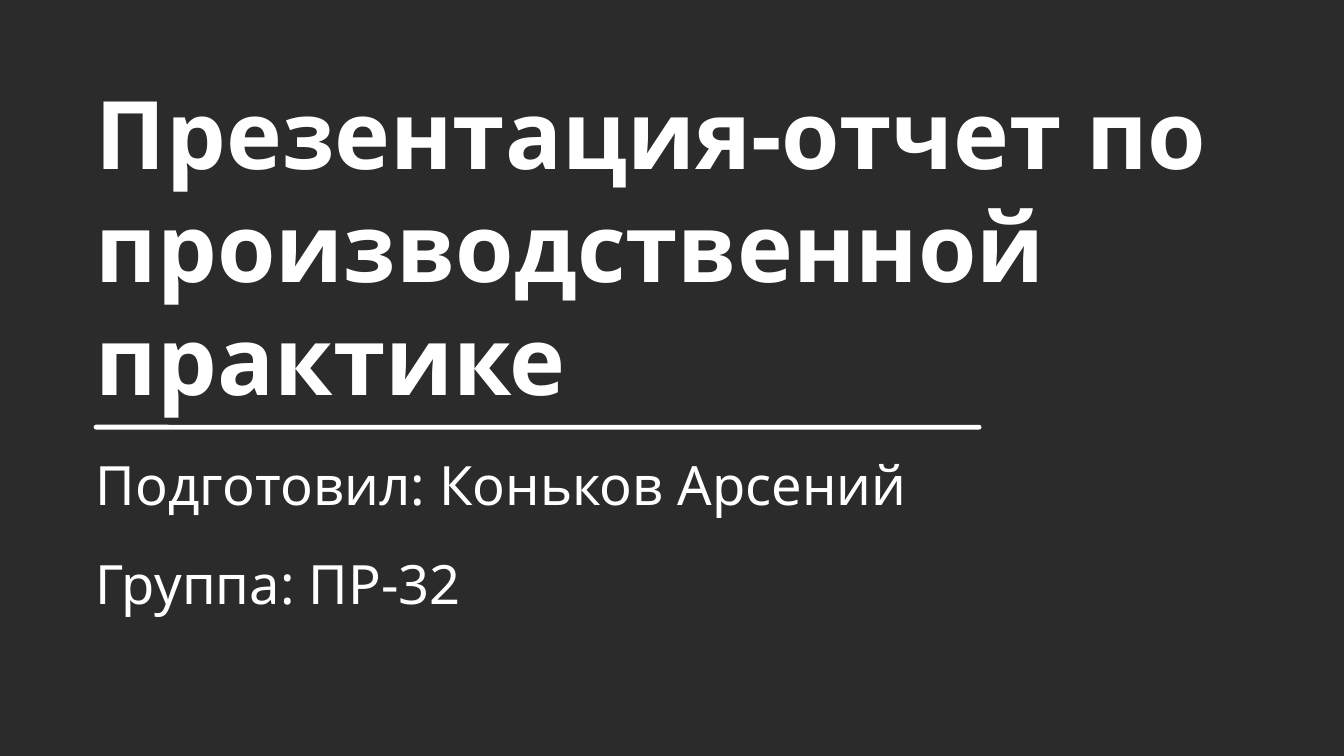
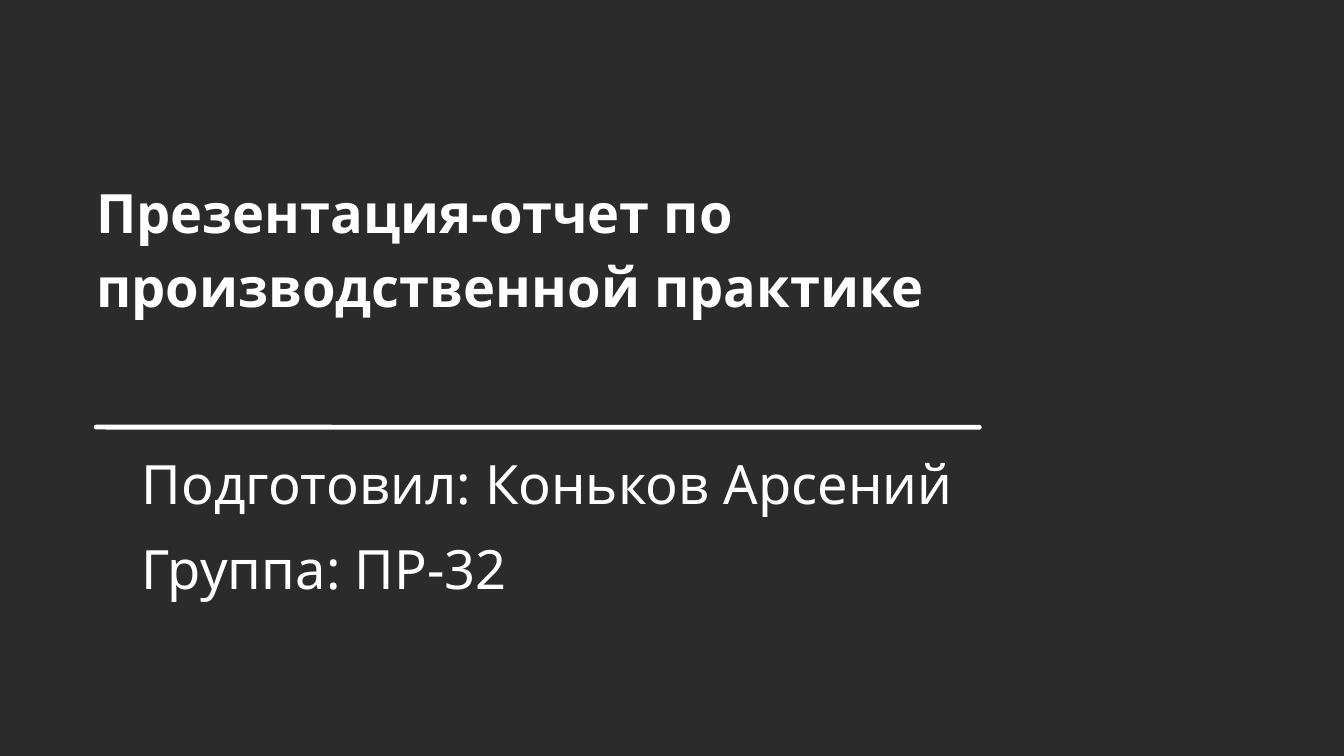
Before and after one commit to ghosterenko/PP_02_03, a slide deck: slide 1 of Docs/Призентация.pptx. Drawn at 1344x756 pixels with LibreOffice and Linux fonts; fonts in the diff are those of the drawing; background and template pictures are left out; a plain dark background stands for a picture behind light text. Boxes give left, top, right and bottom in pixels: in the first picture for what was removed or moved away, otherwise in the second. Text is boxed around its words. In the diff, an @@ line names an element or a change of style, - is before the commit and + after.

```diff
--- a/Docs/Призентация.pptx
+++ b/Docs/Призентация.pptx
@@ title "Презентация-отчет по производственной практике" at box(96, 194, 923, 320): size 55.8 to 32 pt; line spacing 1 to 1.13 @@
@@ subtitle "Подготовил: Коньков Арсений" at box(142, 463, 953, 602): indent changed; line spacing 1.15 to 1.13; less space between paragraphs; line spacing 1.15 to 1.3 @@
```
Also in this commit, not shown: 2 other slides changed, 7 slides added, 1 slide removed, 1 other file.
